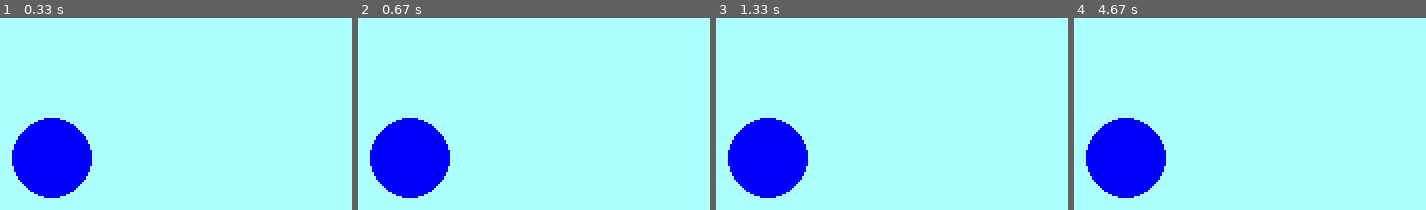
Above: before the commit, frames 1-4 (left to right).
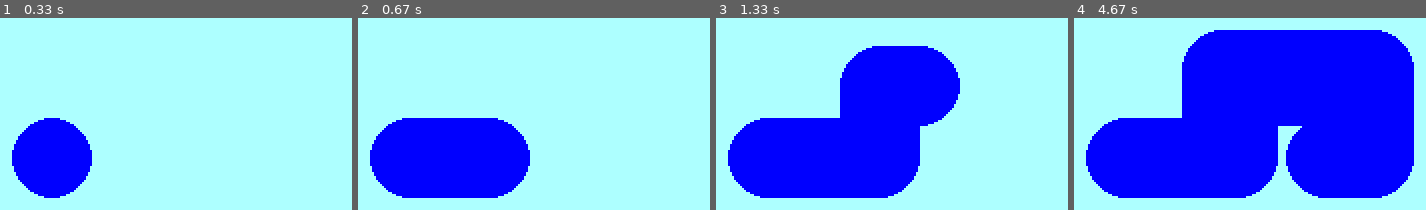
Above: after the commit, the same moments.

Repository: ElisaMero/ot_harjoitustyo
Game: pygame game, started from src/mainplatform.py
Two runs of this game, one before a commit and one after it. Both use one fixed random seed, a clock stepped at 60 frames per second and the inputs below.
Inputs:
- Up to frame 1 (0.33 s): no input
- Up to frame 2 (0.67 s): hold Right from 0.33 s (still down)
- Up to frame 3 (1.33 s): release Right at 0.8 s; hold Up 0.83-1.13 s; hold Right from 1.17 s (still down)
- Up to frame 4 (4.67 s): release Right at 1.63 s; hold Left 1.67-2.2 s; hold Down 2.23-2.53 s; hold Up 3-3.37 s; hold Right 3.4-4.03 s; hold Down 4.07-4.43 s; hold Left from 4.47 s (still down)

Frame 1 is identical in both runs. In frame 2, 9.5% of the frame differs, in the area x 17-49%, y 52-94%; in frame 3, 25%; in frame 4, 57%, in the area x 17-97%, y 6-94%.

Commit message:
uus asia

Diff:
--- a/src/mainplatform.py
+++ b/src/mainplatform.py
@@ -29,9 +29,75 @@
 
     def item1(self):
 
-    #testausvaiheessa, siirrettävä omaan tiedostoon
-        pygame.draw.circle(self.screen, "blue", (90,650), 20)
-        pygame.display.flip()
+      #alustava kokeilu pallon hallinnasta ja luonnista:
+
+        x = 90
+        y = 650
+
+
+
+
+
+        oikealle = False
+        vasemmalle = False
+        ylos = False
+        alas = False
+        clock = pygame.time.Clock()
+
+        while True:
+            for tapahtuma in pygame.event.get():
+                if tapahtuma.type == pygame.KEYDOWN:
+                    if tapahtuma.key == pygame.K_LEFT:
+                        vasemmalle = True
+                    if tapahtuma.key == pygame.K_RIGHT:
+                        oikealle = True
+                    if tapahtuma.key == pygame.K_UP:
+                        ylos = True
+                    if tapahtuma.key == pygame.K_DOWN:
+                        alas = True
+                # huomaa ero: K_UP ja pygame.KEYUP !!
+
+                if tapahtuma.type == pygame.KEYUP:
+                    if tapahtuma.key == pygame.K_LEFT:
+                        vasemmalle = False
+                    if tapahtuma.key == pygame.K_RIGHT:
+                        oikealle = False
+                    if tapahtuma.key == pygame.K_UP:
+                        ylos = False
+                    if tapahtuma.key == pygame.K_DOWN:
+                        alas = False
+
+                if tapahtuma.type == pygame.QUIT:
+                    exit()
+
+            if oikealle:
+                x += 2
+            if vasemmalle:
+                x -= 2
+            if ylos:
+                y -= 2
+            if alas:
+                y += 2
+
+            player = pygame.draw.circle(self.screen, "blue", (x, y), 20)
+
+
+            #self.screen.blit(player, (x,y)) wut
+
+            pygame.display.update()
+
+
+
+            pygame.display.flip()
+            clock.tick(60)
+
+
+
+
+
+
+
+
 
 
 if __name__== "__main__":
Empty file added: src/elements/__init__.py
